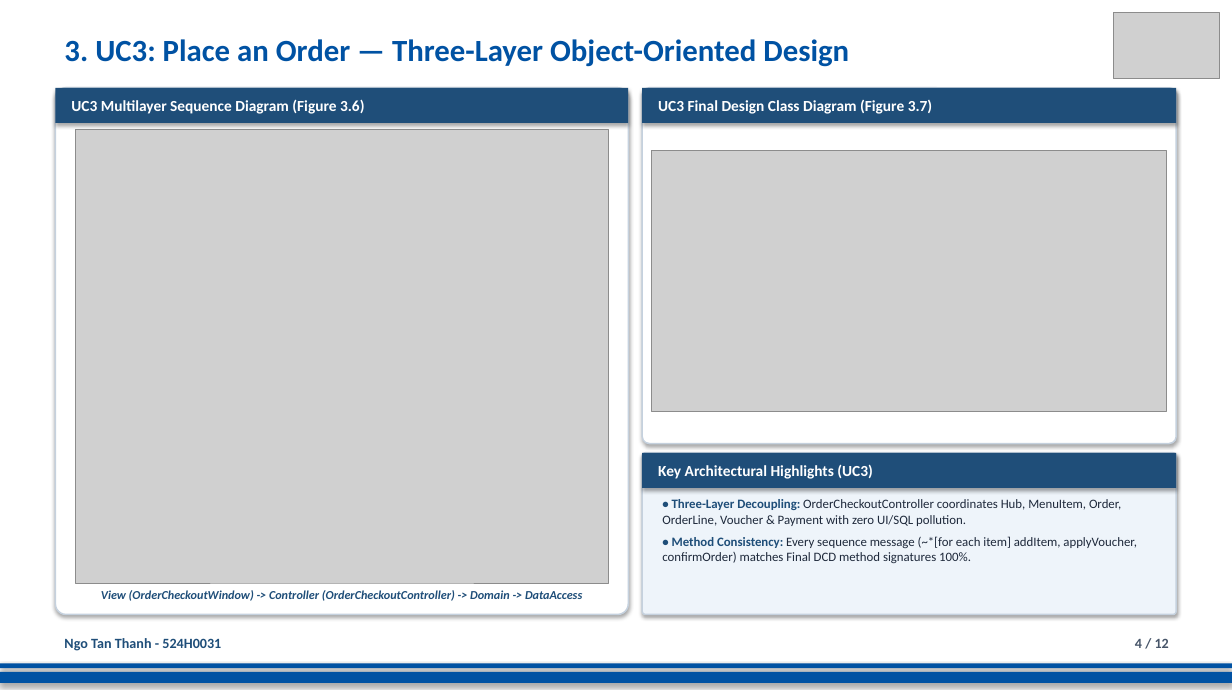
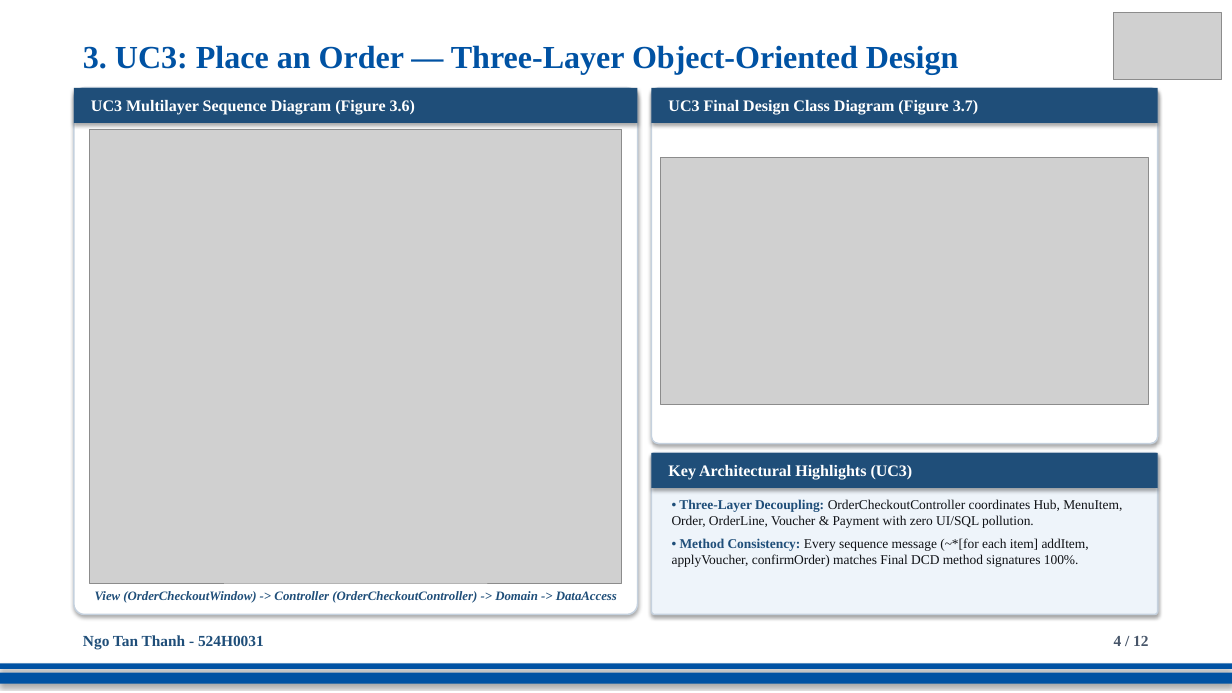
Before and after one commit to DoQuocTrung06/SaigonBite-RAD-TeamF10, a slide deck: slide 4 of Part_2/TeamF10_Presentation_for_SaigonBite.pptx. Drawn at 1232x693 pixels with LibreOffice and Linux fonts; fonts in the diff are those of the drawing; grey boxes stand for pictures. Boxes give left, top, right and bottom in pixels: in the first picture for what was removed or moved away, otherwise in the second. Text is boxed around its words. In the diff, an @@ line names an element or a change of style, - is before the commit and + after.

Commit message:
UC3 & UC14: style Part 2 slide deck with exact Times New Roman typography and Part 1 branding (524H0031)

```diff
--- a/Part_2/TeamF10_Presentation_for_SaigonBite.pptx
+++ b/Part_2/TeamF10_Presentation_for_SaigonBite.pptx
@@ text "3. UC3: Place an Order ...": place and size @@
-text "3. UC3: Place an Order ..." at [64,39,849,67]
+text "3. UC3: Place an Order ..." at [83,45,959,75]
@@ text "3. UC3: Place an Order ..." at [83,45,959,75]: size 24 to 25 pt, font Calibri to Times New Roman @@
@@ rectangle "UC3 Multilayer Sequence Diagram (Figure ...": place and size @@
-rectangle "UC3 Multilayer Sequence Diagram (Figure ..." at [55,88,628,123]
+rectangle "UC3 Multilayer Sequence Diagram (Figure ..." at [74,88,638,123]
@@ rounded rectangle: place and size @@
-rounded rectangle at [55,88,628,615]
+rounded rectangle at [74,88,638,615]
@@ rectangle "UC3 Final Design Class Diagram ...": place and size @@
-rectangle "UC3 Final Design Class Diagram ..." at [642,88,1177,123]
+rectangle "UC3 Final Design Class Diagram ..." at [652,88,1158,123]
@@ rounded rectangle: place and size @@
-rounded rectangle at [642,88,1177,444]
+rounded rectangle at [652,88,1158,444]
@@ picture: place and size @@
-picture at [76,129,608,583]
+picture at [90,129,622,583]
@@ picture: place and size @@
-picture at [652,151,1167,411]
+picture at [661,158,1149,405]
@@ size 12 to 12.5 pt, font Calibri to Times New Roman in 3 elements at [74,88,638,123], [652,88,1158,123], [652,453,1158,488] @@
@@ rectangle "Key Architectural Highlights (UC3)": place and size @@
-rectangle "Key Architectural Highlights (UC3)" at [642,453,1177,488]
+rectangle "Key Architectural Highlights (UC3)" at [652,453,1158,488]
@@ rounded rectangle: place and size @@
-rounded rectangle at [642,453,1177,615]
+rounded rectangle at [652,453,1158,615]
@@ text "• Three-Layer Decoupling: OrderCheckoutController coordinate ...": place and size @@
-text "• Three-Layer Decoupling: OrderCheckoutController coordinate ..." at [662,499,1137,563]
+text "• Three-Layer Decoupling: OrderCheckoutController coordinate ..." at [672,499,1122,567]
@@ text "• Three-Layer Decoupling: OrderCheckoutController coordinate ..." at [672,499,1122,567]: size 10 to 10.5 pt, font Calibri to Times New Roman; text colour #1E293B to #0F1115 in "OrderCheckoutController coordinates Hub, MenuItem, Order, Or ...", "Every sequence message (~*[for each item] addItem, ..." @@
@@ text "View (OrderCheckoutWindow) -> Controller (OrderCheckoutContr ..." at [95,591,617,603]: size 9.5 to 10 pt, font Calibri to Times New Roman @@
@@ text "Ngo Tan Thanh - 524H0031": place and size @@
-text "Ngo Tan Thanh - 524H0031" at [64,638,221,651]
+text "Ngo Tan Thanh - 524H0031" at [83,635,264,650]
@@ text "Ngo Tan Thanh - 524H0031" at [83,635,264,650]: size 11 to 12 pt, font Calibri to Times New Roman @@
@@ text "4 / 12" at [1114,636,1148,646]: size 11 to 12 pt, font Calibri to Times New Roman @@
@@ text "4 / 12": place and size @@
-text "4 / 12" at [1135,639,1169,648]
+text "4 / 12" at [1114,636,1148,646]
```
Also in this commit, not shown: 11 other slides changed.
